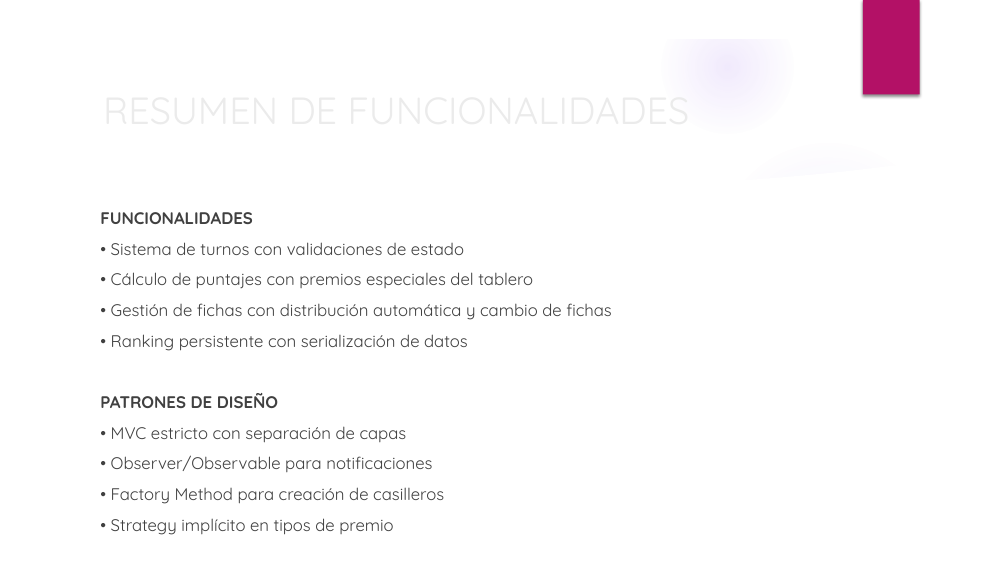
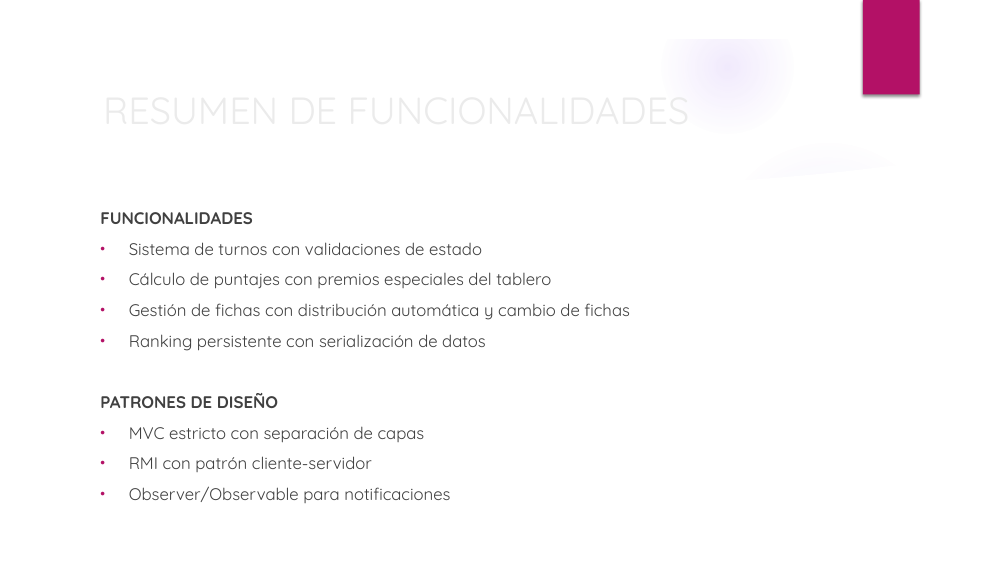
Before and after one commit to BinaryJuan/scrabble-poo, a slide deck: slide 50 of SCRABBLE.pptx (slide 51 before the commit). Drawn at 1008x567 pixels with LibreOffice and Linux fonts; fonts in the diff are those of the drawing; background and template pictures are left out. Boxes give left, top, right and bottom in pixels: in the first picture for what was removed or moved away, otherwise in the second. Text is boxed around its words. In the diff, an @@ line names an element or a change of style, - is before the commit and + after.

Commit message:
update ppt #2

```diff
--- a/SCRABBLE.pptx
+++ b/SCRABBLE.pptx
@@ text at (x1=129, y1=242, x2=630, y2=351): text changed @@
-• Sistema de turnos con validaciones de estado
-• Cálculo de puntajes con premios especiales del tablero
-• Gestión de fichas con distribución automática y cambio de fichas
-• Ranking persistente con serialización de datos
+• Sistema de turnos con validaciones de estado
+• Cálculo de puntajes con premios especiales del tablero
+• Gestión de fichas con distribución automática y cambio de fichas
+• Ranking persistente con serialización de datos
@@ text at (x1=129, y1=426, x2=450, y2=503): text changed @@
-• MVC estricto con separación de capas
-• Observer/Observable para notificaciones
-• Factory Method para creación de casilleros
-• Strategy implícito en tipos de premio
+• MVC estricto con separación de capas
+• RMI con patrón cliente-servidor
+• Observer/Observable para notificaciones
```
Also in this commit, not shown: 12 other slides changed, 1 slide removed.
